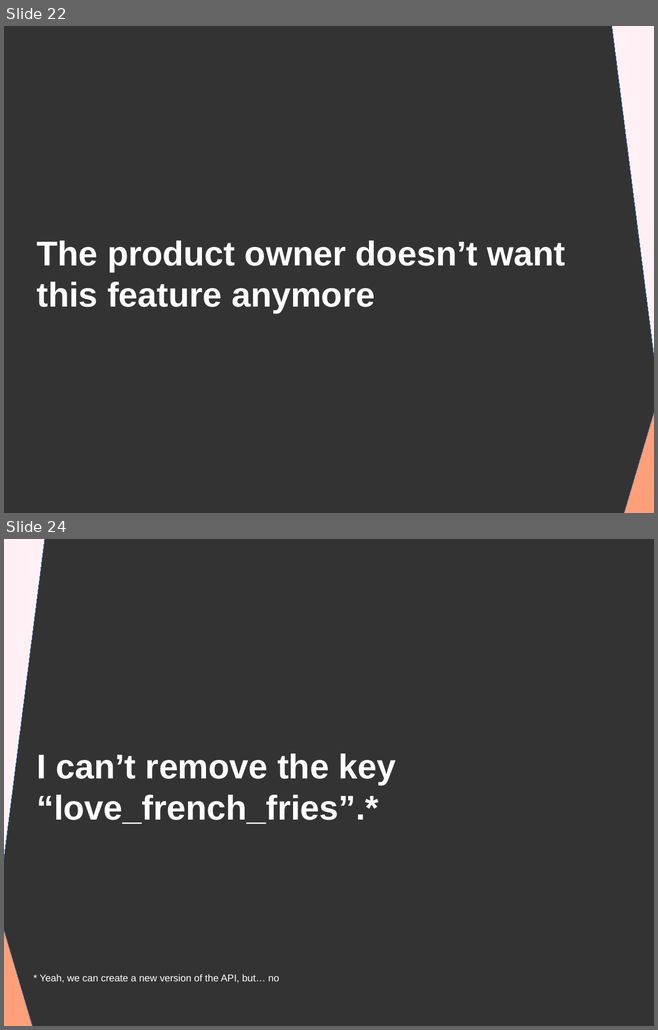
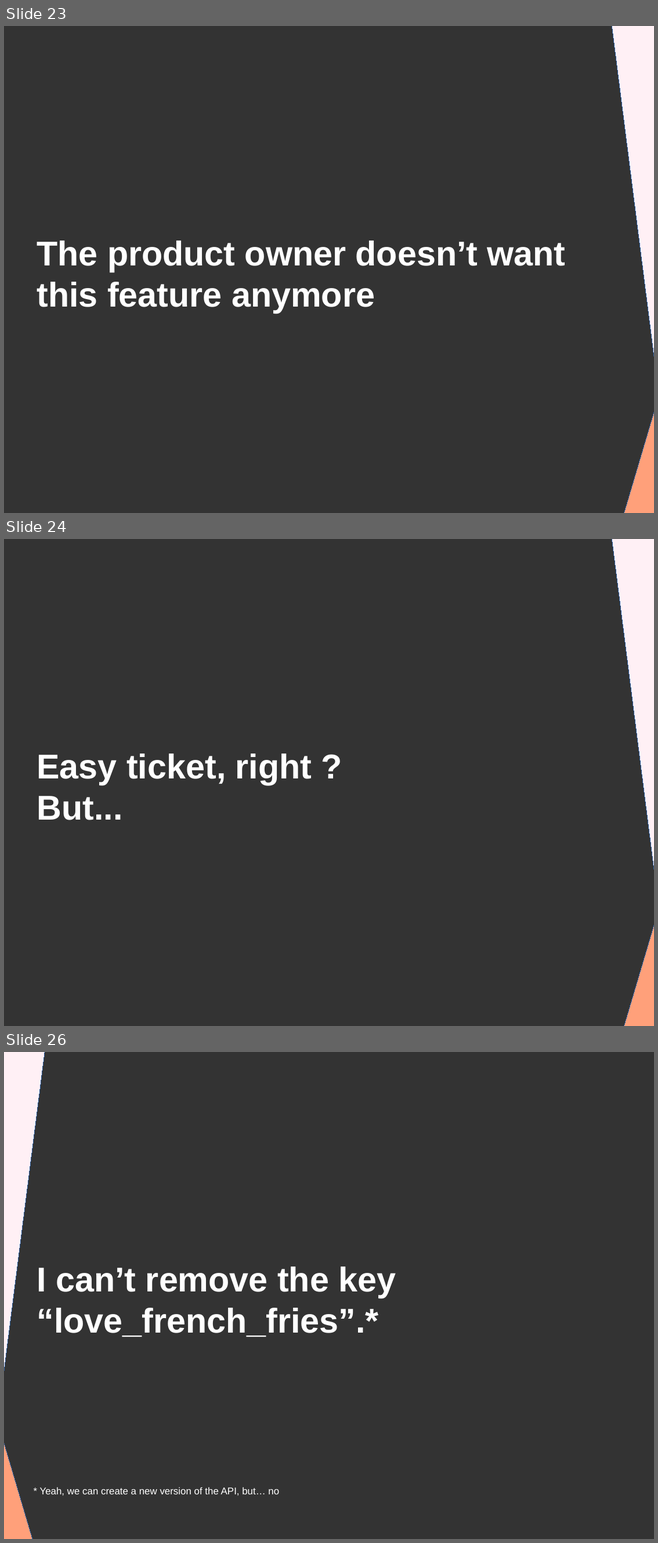
Before and after one commit to DanYellow/presentations, a slide deck: graphql/presentation.odp. Shown one above the other, each under a label of ours: slides 22 and 24 before the commit, slides 23, 24 and 26 after it; the slides between them are not shown. The pictures are 658x1030 and 658x1543 pixels, drawn with LibreOffice and Linux fonts; fonts in the diff are those of the drawing. Boxes give left, top, right and bottom in pixels: in the first picture for what was removed or moved away, otherwise in the second. Text is boxed around its words. In the diff, an @@ line names an element or a change of style, - is before the commit and + after.

```diff
--- a/graphql/presentation.odp
+++ b/graphql/presentation.odp
@@ slide 24 added at bbox=[4, 539, 654, 1026], background #333333 @@
@@ right triangle added at bbox=[611, 539, 654, 904], fill #FFF0F5, outline #3465A4 0 pt @@
@@ title added at bbox=[36, 754, 312, 820], 42 pt, text #FFFFFF, bold @@
+Easy ticket, right ?
+But...
@@ right triangle added at bbox=[623, 922, 654, 1026], fill #FFA07A, outline #3465A4 0 pt @@
@@ what was slide 22 is now slide 23 @@
@@ what was slide 24 is now slide 26 @@
```
Also in this commit, not shown: 5 slides changed, 2 other slides added, 4 other files.
